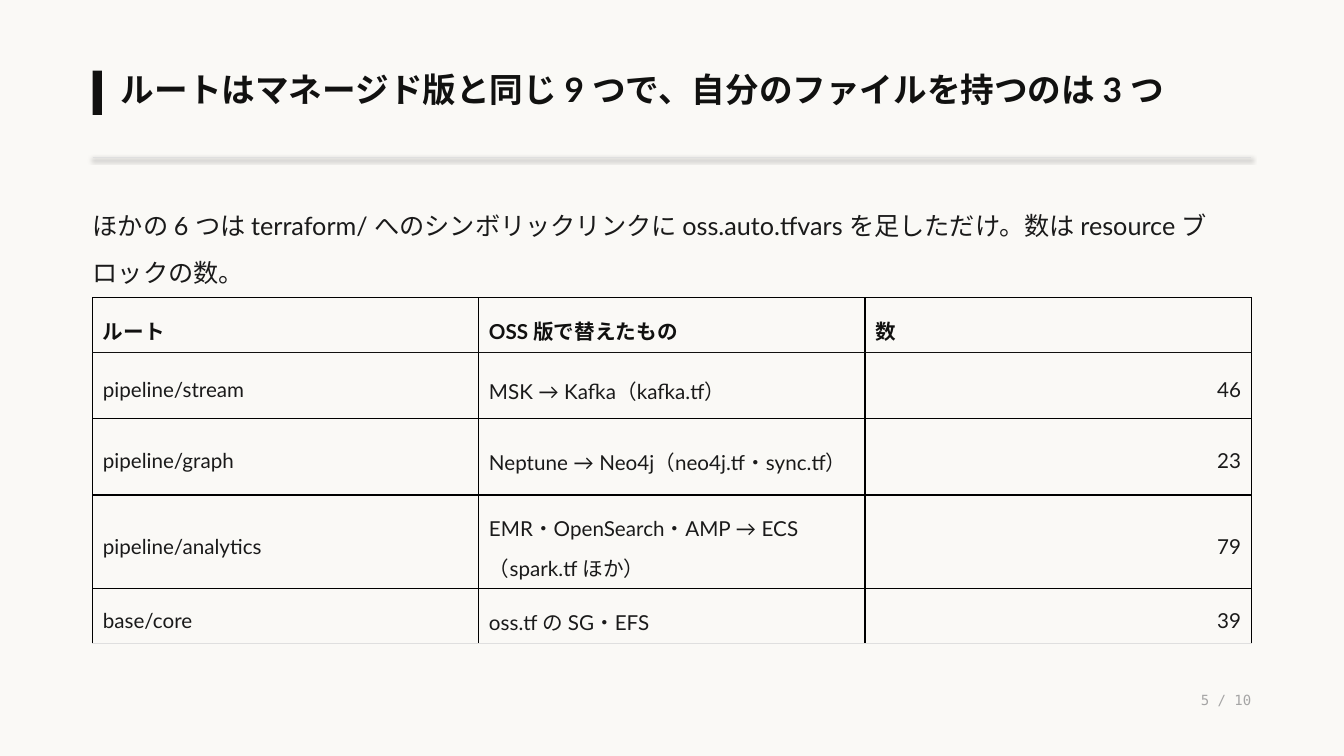
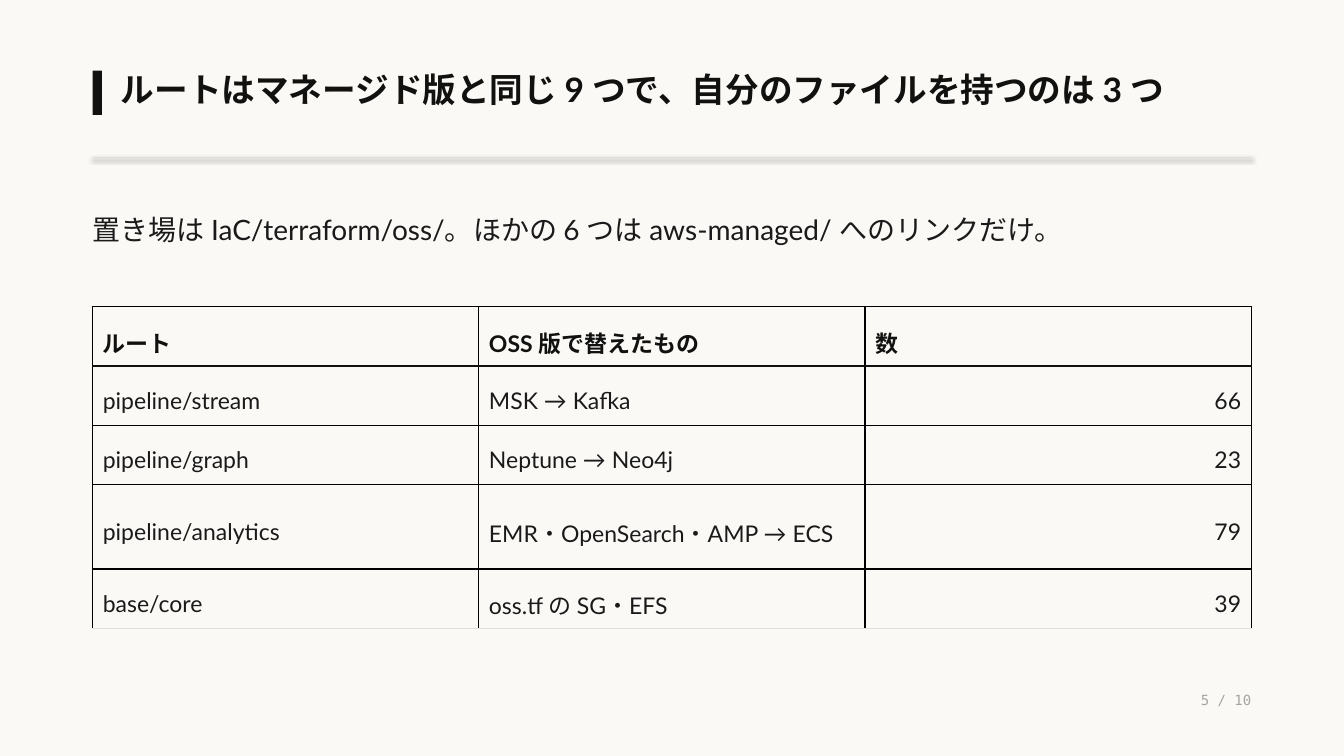
Before and after one commit to eddie-eights/nwc-poc, a slide deck: slide 5 of docs/architecture-oss.pptx. Drawn at 1344x756 pixels with LibreOffice and Linux fonts; fonts in the diff are those of the drawing. Boxes give left, top, right and bottom in pixels: in the first picture for what was removed or moved away, otherwise in the second. Text is boxed around its words. In the diff, an @@ line names an element or a change of style, - is before the commit and + after.

```diff
--- a/docs/architecture-oss.pptx
+++ b/docs/architecture-oss.pptx
@@ text at (x1=93, y1=216, x2=1062, y2=245): text changed; size 18 to 20 pt @@
-ほかの 6 つは terraform/ へのシンボリックリンクに oss.auto.tfvars を足しただけ。数は resource ブロックの数。
+置き場は IaC/terraform/oss/。ほかの 6 つは aws-managed/ へのリンクだけ。
@@ table at (x1=93, y1=307, x2=1251, y2=619) @@
-row 2, column 2: MSK → Kafka（kafka.tf）
+row 2, column 2: MSK → Kafka
-row 2, column 3: 46
+row 2, column 3: 66
-row 3, column 2: Neptune → Neo4j（neo4j.tf・sync.tf）
+row 3, column 2: Neptune → Neo4j
-row 4, column 2: EMR・OpenSearch・AMP → ECS（spark.tf ほか）
+row 4, column 2: EMR・OpenSearch・AMP → ECS
@@ size 14.8 to 16.4 pt in "ルート", "OSS 版で替えたもの", "数", "pipeline/stream" and 7 more places @@
@@ table resized from (x1=93, y1=298, x2=1251, y2=635) to (x1=93, y1=307, x2=1251, y2=619) @@
```
Also in this commit, not shown: 8 other slides changed, 1 other file.
